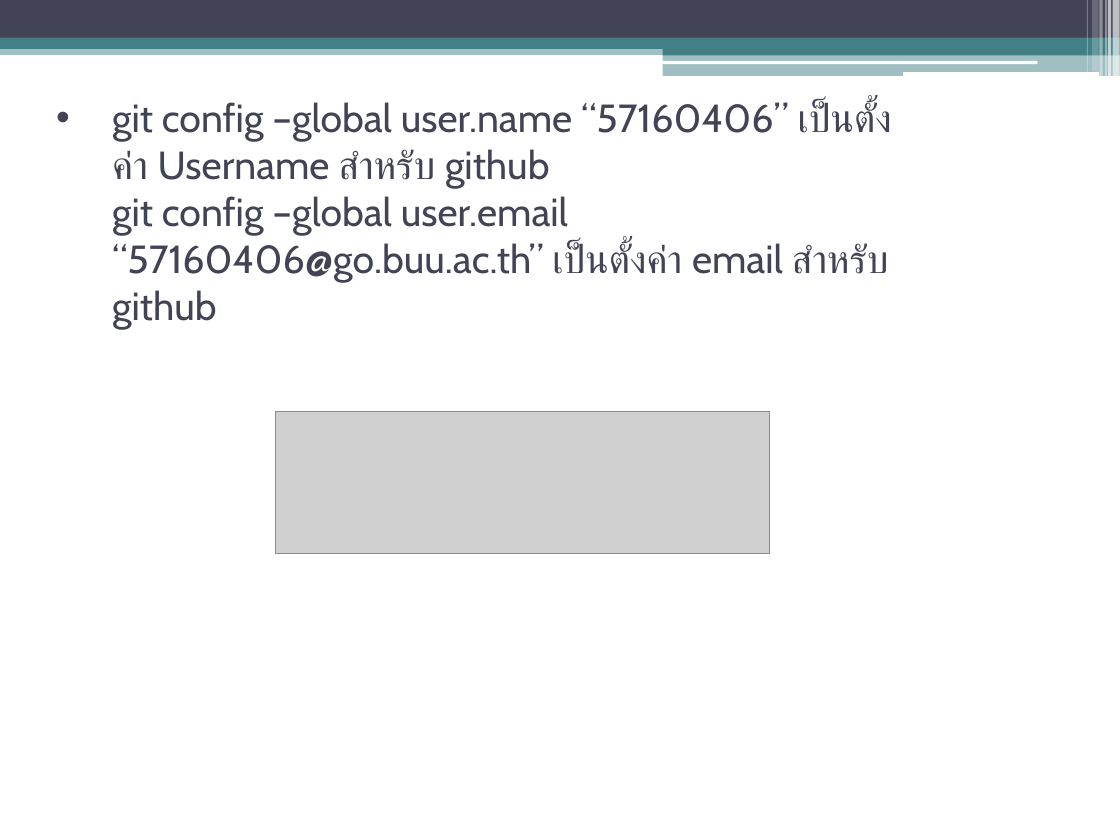
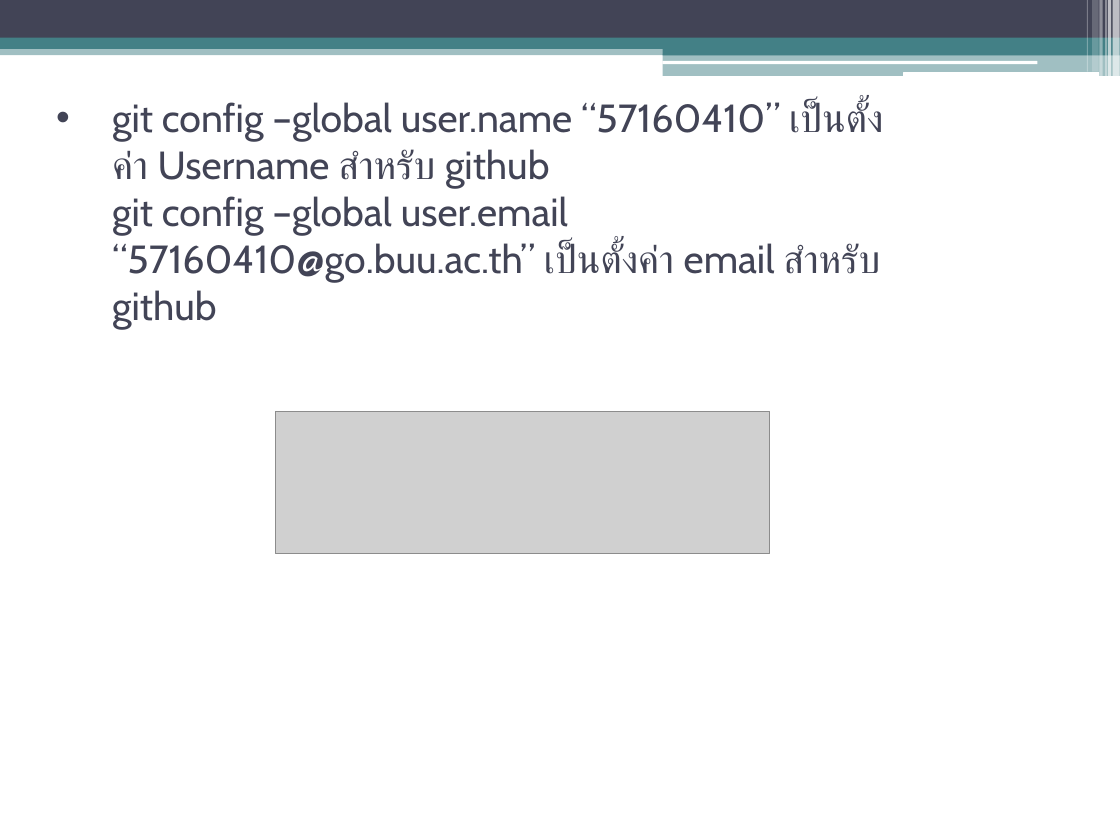
Before and after one commit to 57160410/Rails_Interview, a slide deck: slide 14 of Presentation.pptx. Drawn at 1120x840 pixels with LibreOffice and Linux fonts; fonts in the diff are those of the drawing; grey boxes stand for pictures. Boxes give left, top, right and bottom in pixels: in the first picture for what was removed or moved away, otherwise in the second. Text is boxed around its words. In the diff, an @@ line names an element or a change of style, - is before the commit and + after.

Commit message:
Finish Presentation

```diff
--- a/Presentation.pptx
+++ b/Presentation.pptx
@@ title at [112, 101, 883, 330]: text changed @@
-• git config –global user.name “57160406” เป็นตั้งค่า Username สำหรับ github
-  git config –global user.email “57160406@go.buu.ac.th” เป็นตั้งค่า email สำหรับ github
+• git config –global user.name “57160410” เป็นตั้งค่า Username สำหรับ github
+  git config –global user.email “57160410@go.buu.ac.th” เป็นตั้งค่า email สำหรับ github
```
Also in this commit, not shown: 11 other slides changed.
